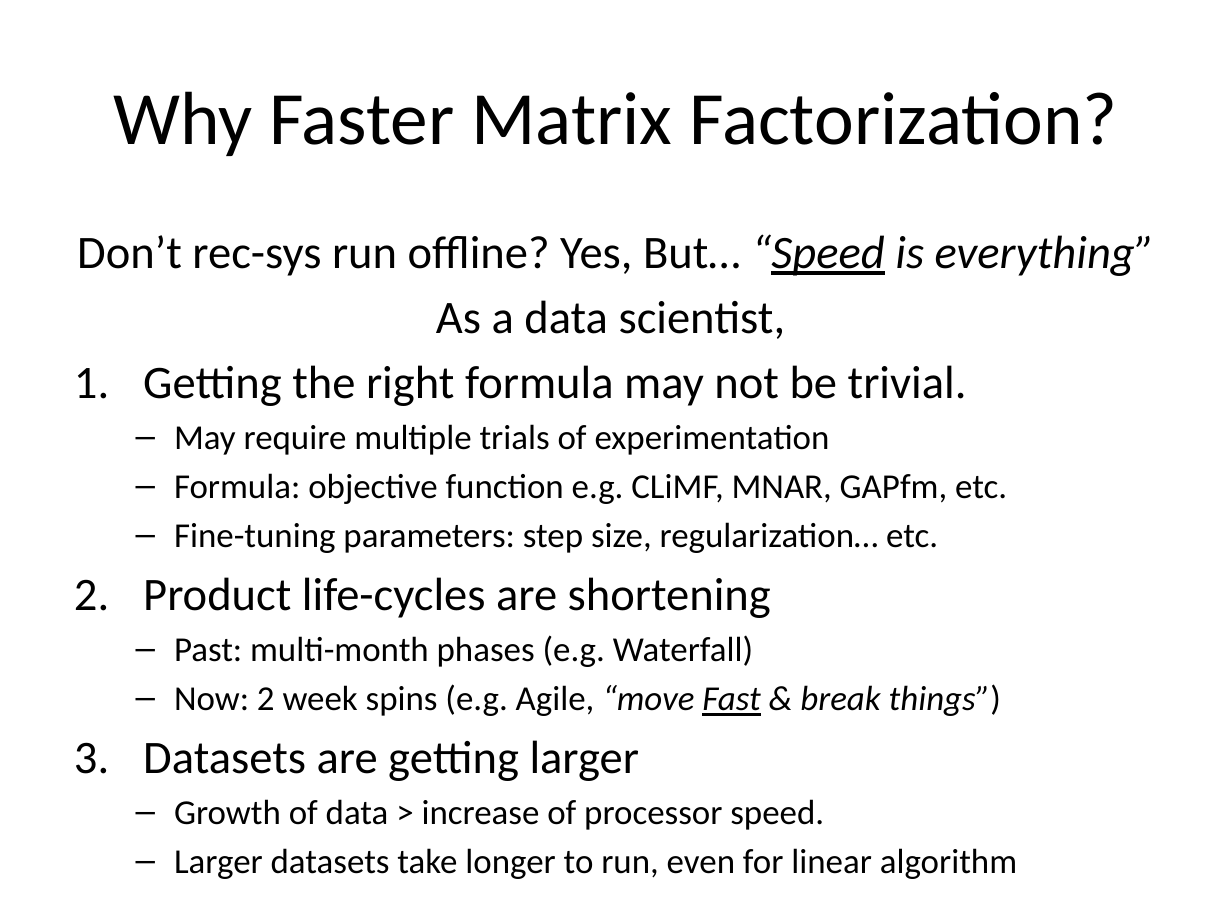
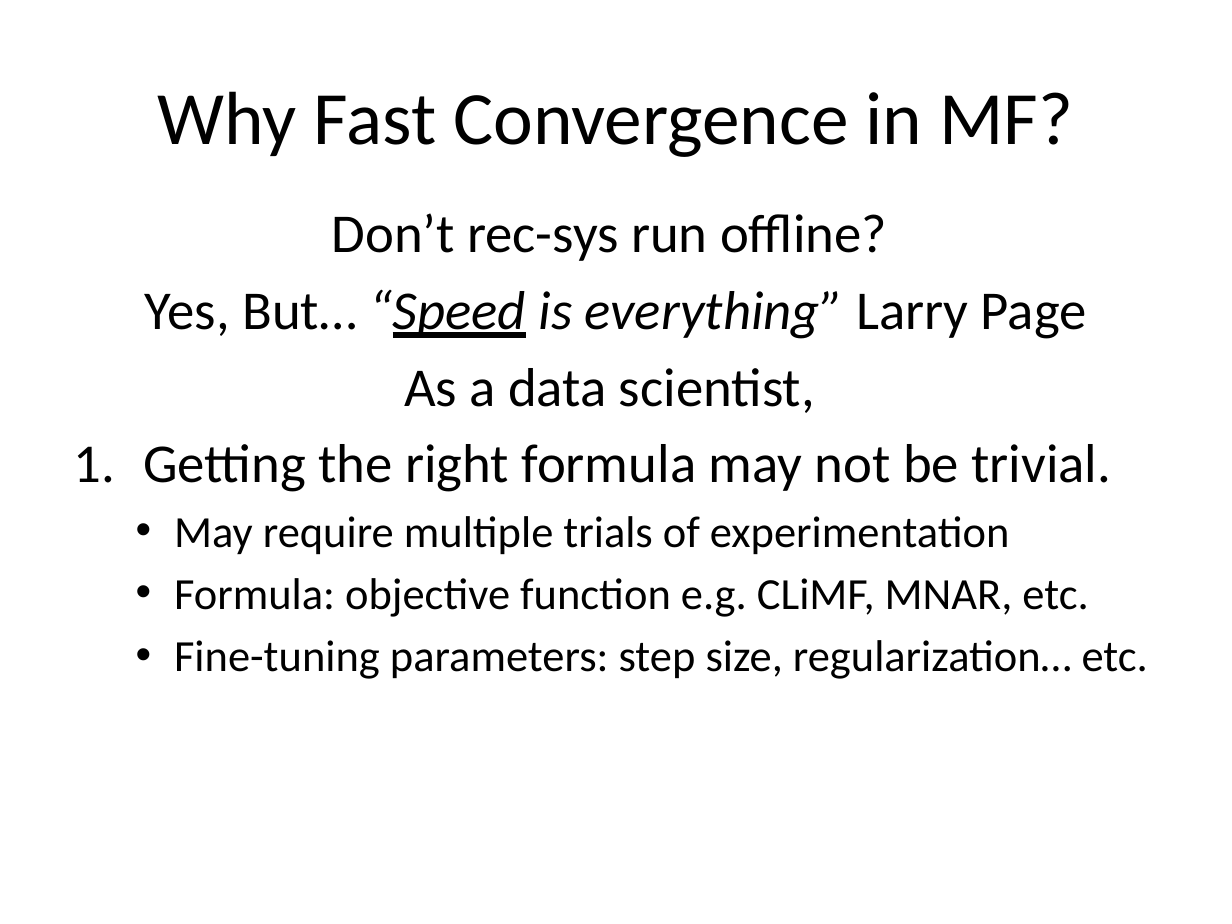
Before and after one commit to jamestklo/MatrixFactorizationMatlab, a slide deck: slide 7 of cs534L-SAGmf.pptx (slide 3 before the commit). Drawn at 1232x924 pixels with LibreOffice and Linux fonts; fonts in the diff are those of the drawing. Boxes give left, top, right and bottom in pixels: in the first picture for what was removed or moved away, otherwise in the second. Text is boxed around its words. In the diff, an @@ line names an element or a change of style, - is before the commit and + after.

```diff
--- a/cs534L-SAGmf.pptx
+++ b/cs534L-SAGmf.pptx
@@ title at [158, 91, 1073, 157]: text changed @@
-Why Faster Matrix Factorization?
+Why Fast Convergence in MF?
@@ text "Don’t rec-sys run offline?": place and size @@
-text "Don’t rec-sys run offline?" at [77, 234, 1155, 879]
+text "Don’t rec-sys run offline?" at [143, 213, 1148, 679]
@@ text at [145, 213, 1087, 339]: text changed; size 27.2 to 32 pt @@
-Don’t rec-sys run offline? Yes, But… “Speed is everything”
+Don’t rec-sys run offline?
+Yes, But… “Speed is everything” Larry Page
@@ text at [143, 368, 1148, 679]: size 27.2 to 32 pt in "As a data scientist,", "Getting the right formula may not be ..."; size 20.4 to 26 pt in "May require multiple trials of experimentation", "Fine-tuning parameters: step size, regularization… etc."; bullet – to •; more space between paragraphs @@
@@ text at [143, 577, 1017, 879]: paragraphs removed @@
-2. Product life-cycles are shortening
-  – Past: multi-month phases (e.g. Waterfall)
-  – Now: 2 week spins (e.g. Agile, “move Fast & break things”)
-3. Datasets are getting larger
-  – Growth of data > increase of processor speed.
-  – Larger datasets take longer to run, even for linear algorithm
@@ text at [174, 578, 1088, 617]: text changed; size 20.4 to 26 pt @@
-  – Formula: objective function e.g. CLiMF, MNAR, GAPfm, etc.
+  • Formula: objective function e.g. CLiMF, MNAR, etc.
```
Also in this commit, not shown: 23 other slides changed, 20 slides added, 5 slides removed, 1 other file.
